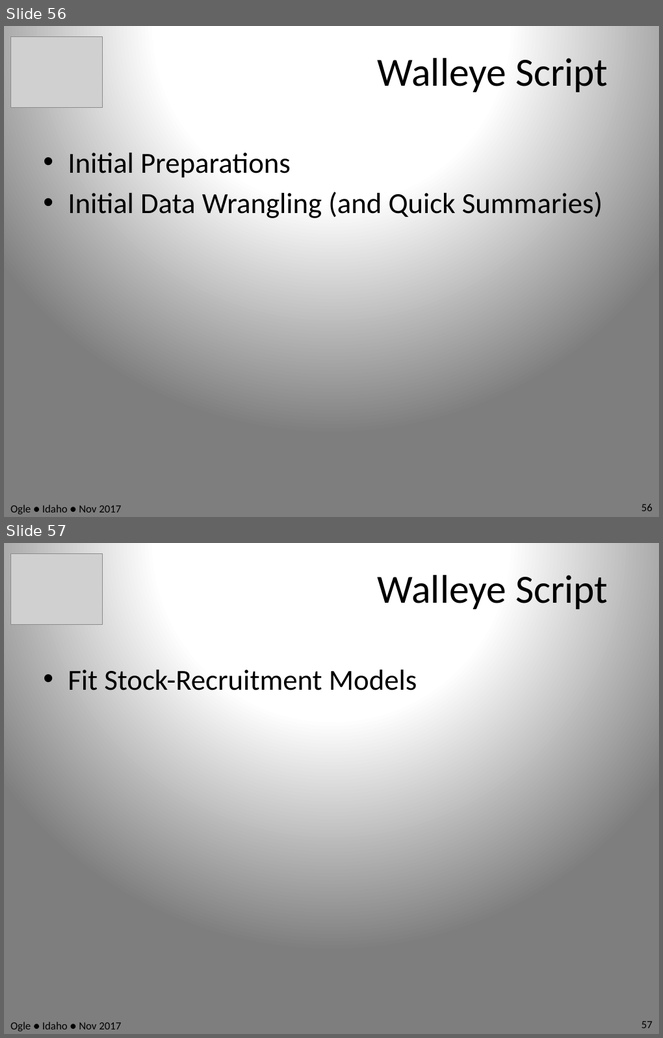
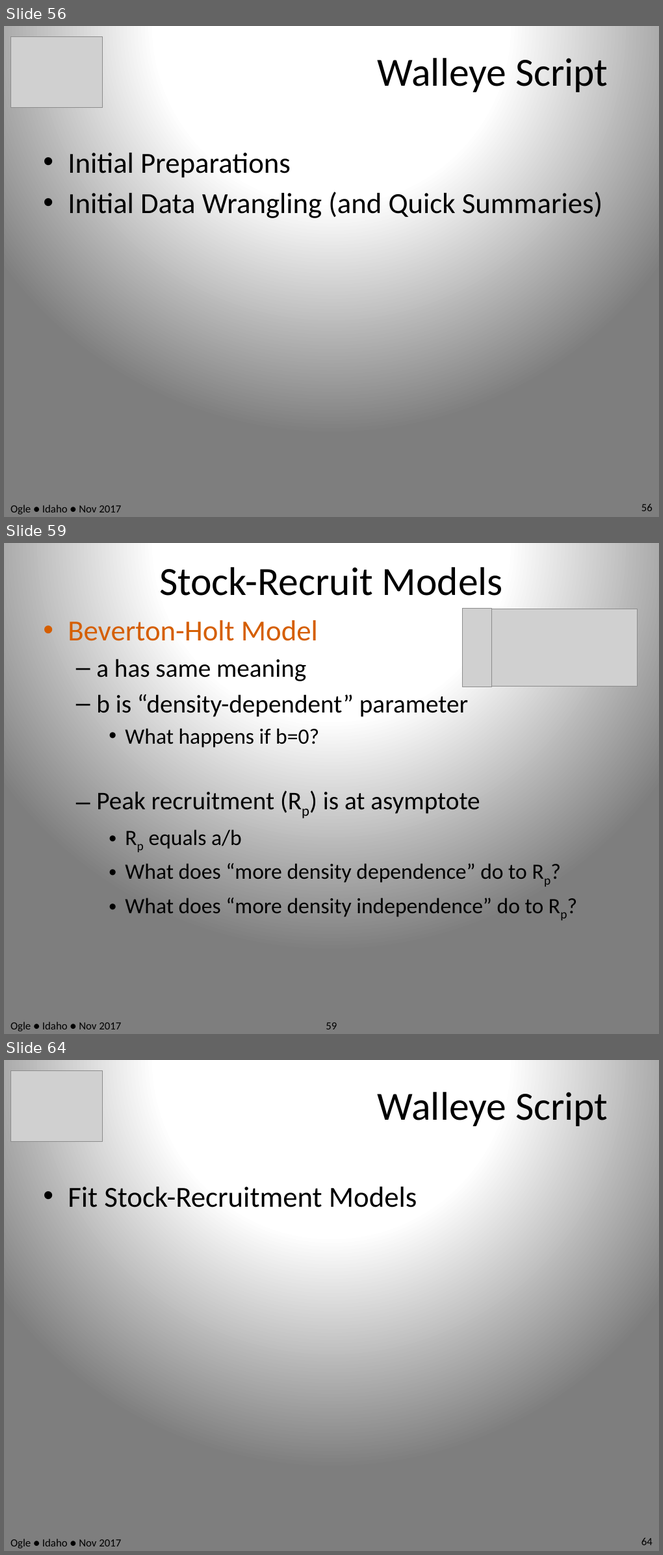
Before and after one commit to droglenc/RcourseIdaho2017, a slide deck: Slides.pptx. Shown one above the other, each under a label of ours: slides 56 and 57 before the commit, slides 56, 59 and 64 after it; the slides between them are not shown. The pictures are 663x1038 and 663x1555 pixels, drawn with LibreOffice and Linux fonts; fonts in the diff are those of the drawing; grey boxes stand for pictures. Boxes give left, top, right and bottom in pixels: in the first picture for what was removed or moved away, otherwise in the second. Text is boxed around its words. In the diff, an @@ line names an element or a change of style, - is before the commit and + after.

```diff
--- a/Slides.pptx
+++ b/Slides.pptx
@@ slide 59 added at [4,543,659,1034], background gradient #FEFEFE to #FFFFFF to #7F7F7F @@
@@ title added at [159,567,503,596], 44 pt, text #000000 @@
+Stock-Recruit Models
@@ text added at [68,620,544,917], 24 pt, text #000000 @@
+• Beverton-Holt Model
+  – a has same meaning
+  – b is “density-dependent” parameter
+    • What happens if b=0?
+  – Peak recruitment (Rp) is at asymptote
+    • Rp equals a/b
+    • What does “more density dependence” do to Rp?
+    • What does “more density independence” do to Rp?
@@ picture added at [463,609,492,687] @@
@@ picture added at [492,609,638,687] @@
@@ text added at [10,1022,121,1032], 12 pt, text #000000 @@
+Ogle ● Idaho ● Nov 2017
@@ page number added at [326,1023,337,1030], 12 pt, text #000000 @@
+59
@@ what was slide 57 is now slide 64 @@
@@ page number at [642,1538,653,1546]: text changed @@
-57
+64
```
Also in this commit, not shown: 26 slides changed, 10 other slides added, 4 other files.
